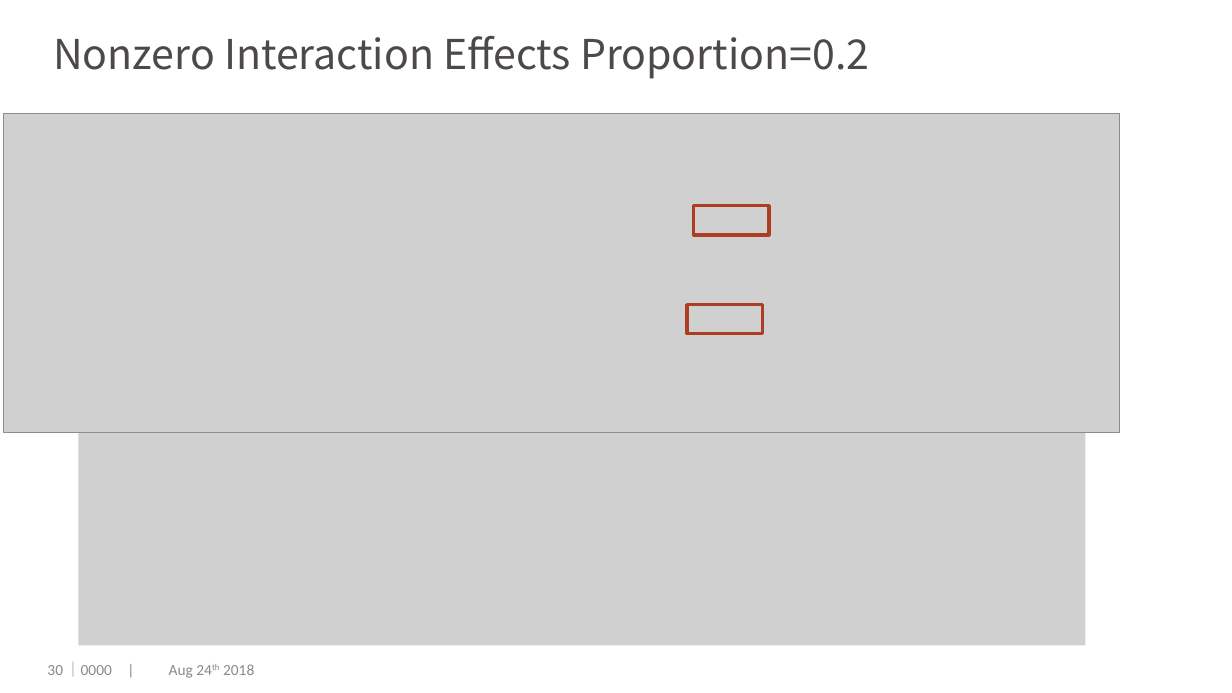
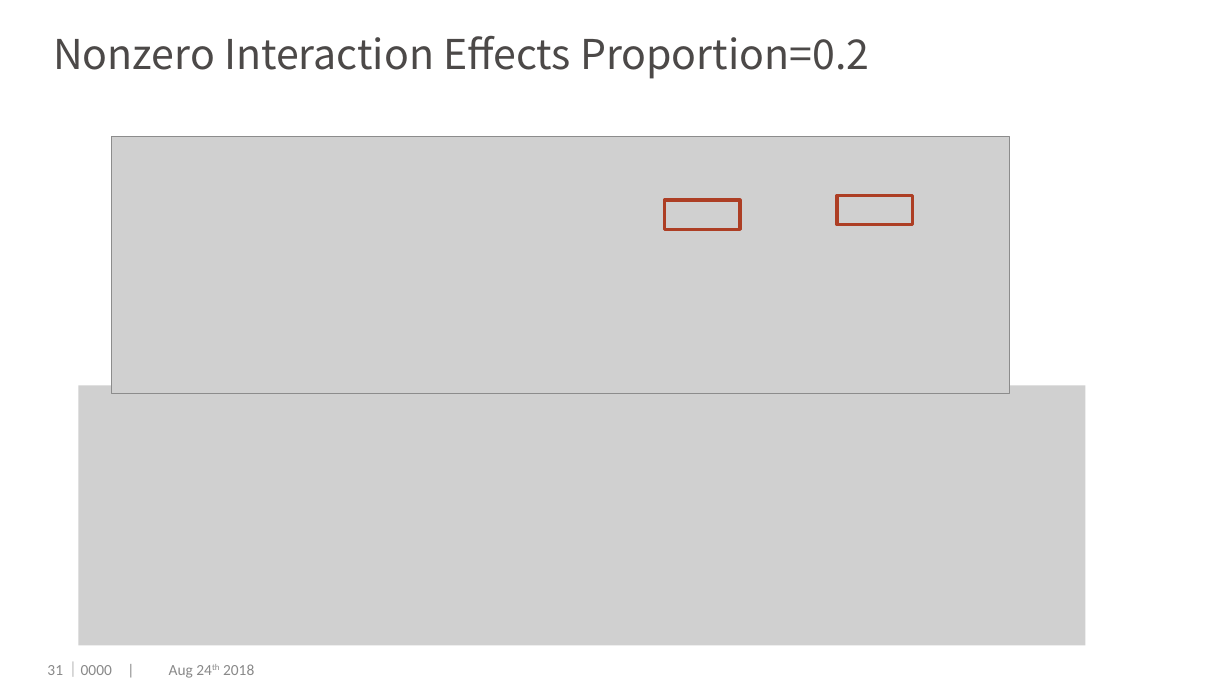
Before and after one commit to dengwx11/GroupLasso, a slide deck: slide 32 of manu & slides/Final.pptx (slide 31 before the commit). Drawn at 1232x693 pixels with LibreOffice and Linux fonts; fonts in the diff are those of the drawing; grey boxes stand for pictures; background and template pictures are left out. Boxes give left, top, right and bottom in pixels: in the first picture for what was removed or moved away, otherwise in the second. Text is boxed around its words. In the diff, an @@ line names an element or a change of style, - is before the commit and + after.

```diff
--- a/manu & slides/Final.pptx
+++ b/manu & slides/Final.pptx
@@ picture: place and size @@
-picture at box(4, 113, 1120, 432)
+picture at box(112, 137, 1010, 393)
@@ rectangle: place and size @@
-rectangle at box(694, 206, 769, 235)
+rectangle at box(664, 201, 739, 230)
@@ rectangle: place and size @@
-rectangle at box(687, 304, 763, 334)
+rectangle at box(838, 196, 913, 225)
@@ page number at box(47, 665, 63, 675): text changed @@
-30
+31
```
Also in this commit, not shown: 3 other slides changed, 3 slides added, 4 slides removed.
